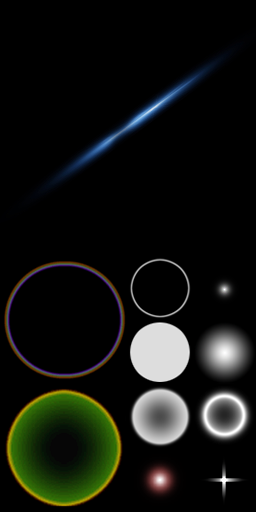
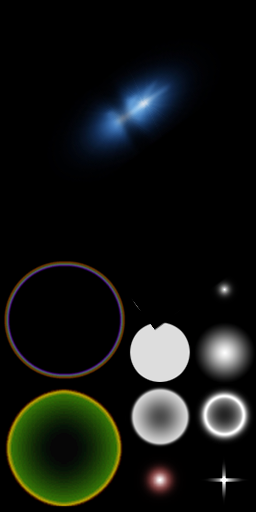
Layer changes from the first 256px x 512px image to the second:
painted on "simple flare" over box(9, 28, 256, 331)
removed layer "Layer 3" over box(9, 28, 256, 215)
removed layer "Layer 1" (was 42%) over box(9, 28, 256, 215)
removed layer "Layer 2" over box(9, 28, 256, 215)
